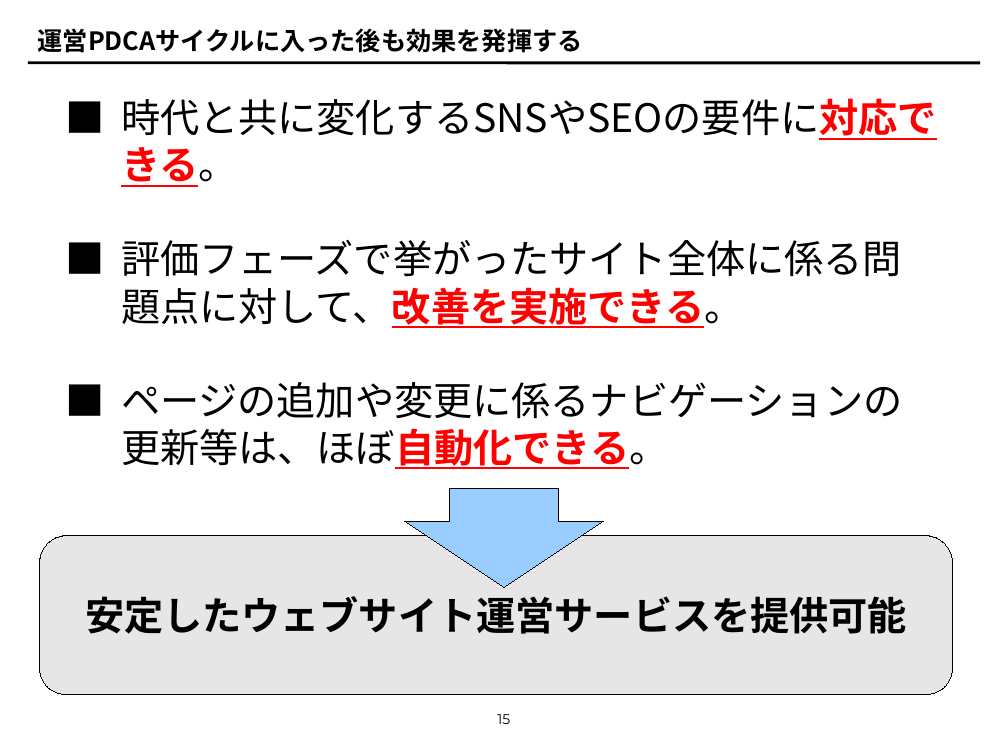
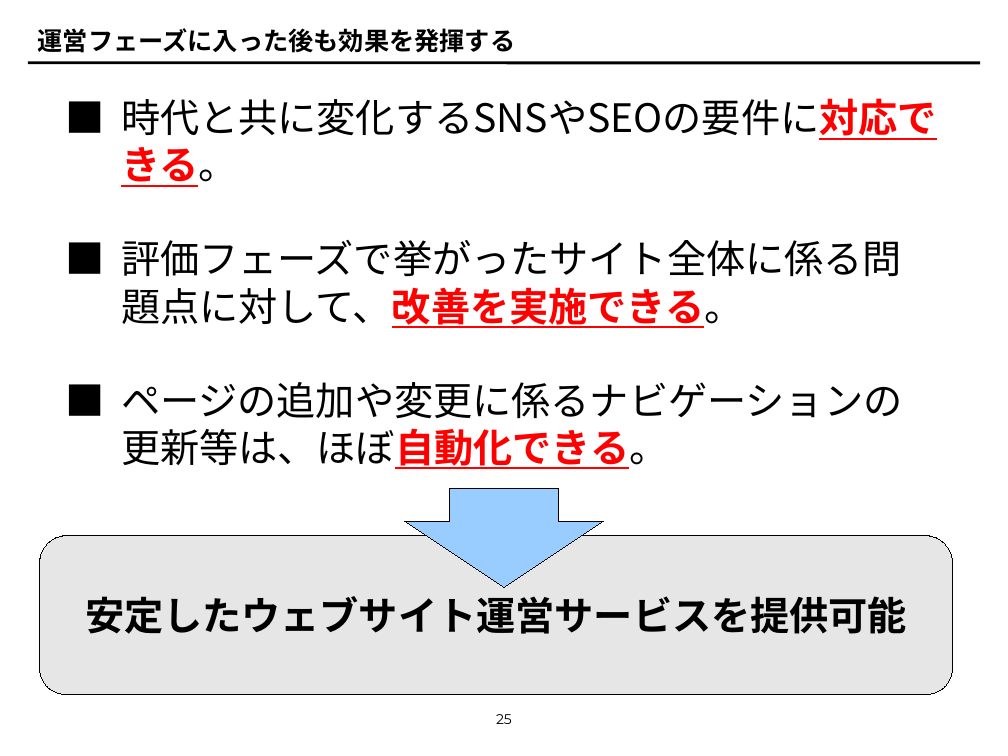
Before and after one commit to tomk79/PxDocuments, a slide deck: slide 25 of PxFW_invitation.odp (slide 15 before the commit). Drawn at 1008x756 pixels with LibreOffice and Linux fonts; fonts in the diff are those of the drawing. Boxes give left, top, right and bottom in pixels: in the first picture for what was removed or moved away, otherwise in the second. Text is boxed around its words. In the diff, an @@ line names an element or a change of style, - is before the commit and + after.

```diff
--- a/PxFW_invitation.odp
+++ b/PxFW_invitation.odp
@@ title at (38,28,516,53): text changed @@
-運営PDCAサイクルに入った後も効果を発揮する
+運営フェーズに入った後も効果を発揮する
@@ page number at (496,714,512,724): text changed @@
-15
+25
```
Also in this commit, not shown: 14 other slides changed, 13 slides added, 9 slides removed.
